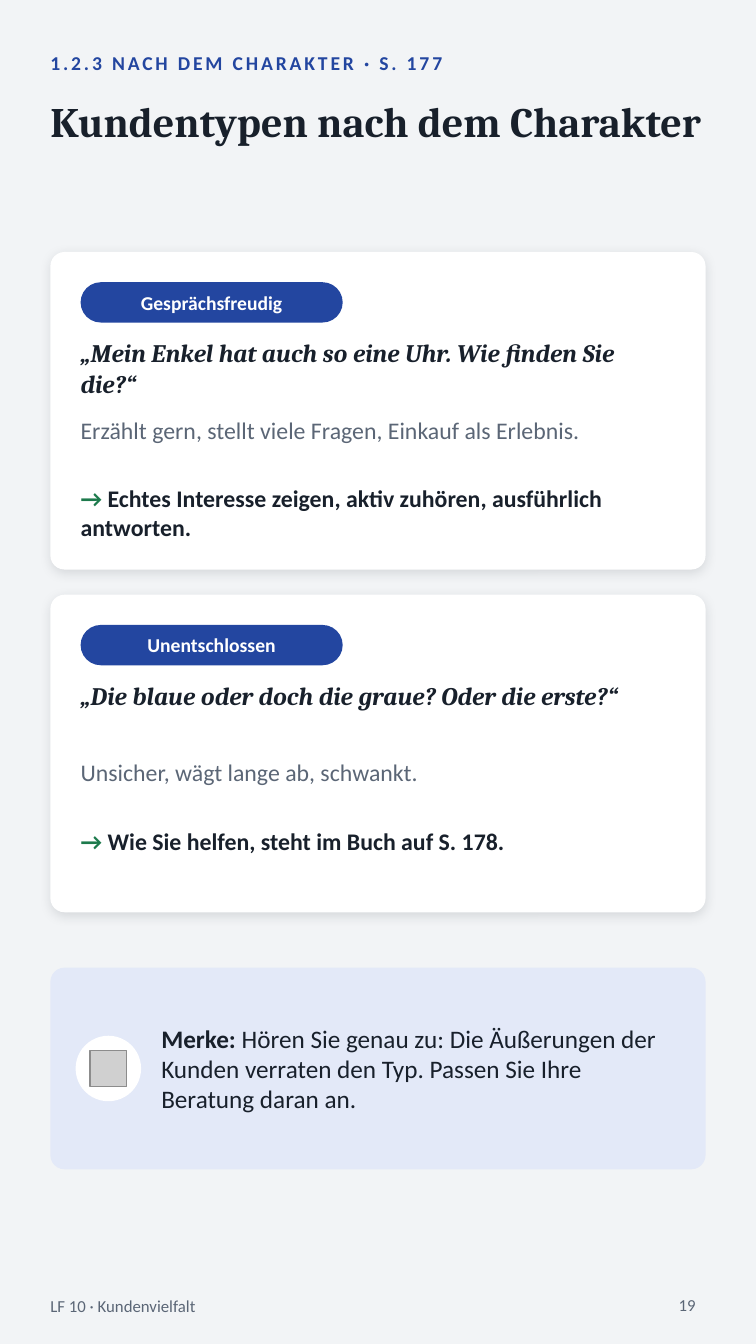
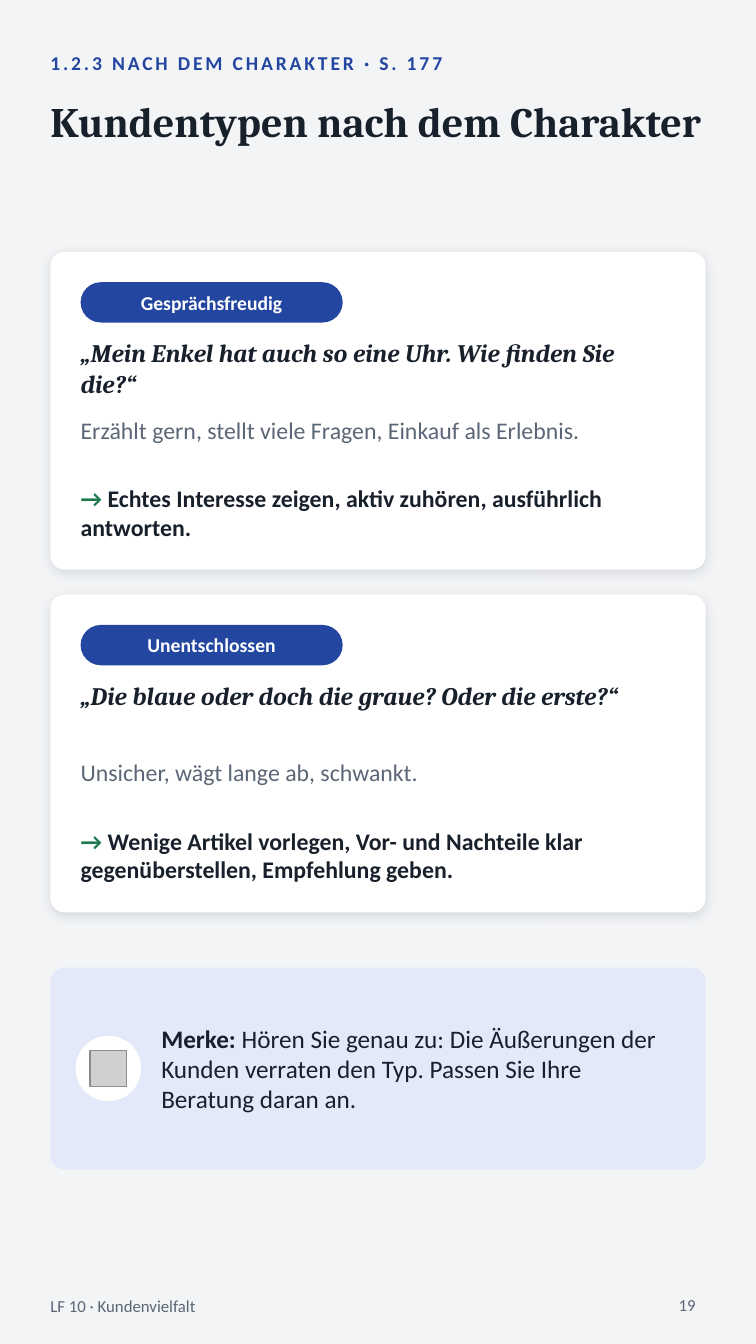
Before and after one commit to nanninaela/Schule-Test-1, a slide deck: slide 19 of lf10-kundenvielfalt/Kundenvielfalt_LF10.pptx. Drawn at 756x1344 pixels with LibreOffice and Linux fonts; fonts in the diff are those of the drawing; grey boxes stand for pictures. Boxes give left, top, right and bottom in pixels: in the first picture for what was removed or moved away, otherwise in the second. Text is boxed around its words. In the diff, an @@ line names an element or a change of style, - is before the commit and + after.

```diff
--- a/lf10-kundenvielfalt/Kundenvielfalt_LF10.pptx
+++ b/lf10-kundenvielfalt/Kundenvielfalt_LF10.pptx
@@ text at box(81, 833, 582, 882): text changed @@
-→ Wie Sie helfen, steht im Buch auf S. 178.
+→ Wenige Artikel vorlegen, Vor- und Nachteile klar gegenüberstellen, Empfehlung geben.
```
Also in this commit, not shown: 5 other files.
